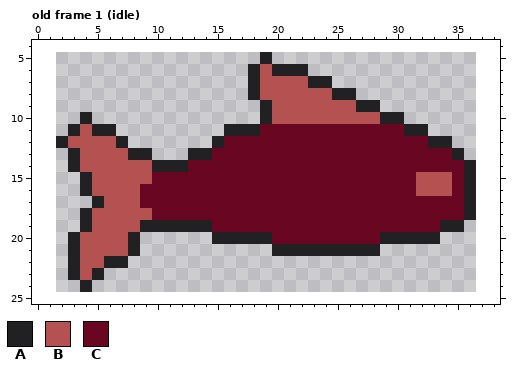
Pixel-art file, stored at data/imgs/animations/ghost.ase. Above is the file before it was changed.
35x20 pixels, 1 frame. Shown: old frame 1 (idle): x 0..38, y 4..25. The old version is drawn lined up with the new one, on the new canvas. The commit also changed other frames, which this record leaves out.
Palette (. is transparent): A #212123  B #b45252  C #690621
Pixels before, old frame 1 (idle), first column x 2:
 5 .................A.................
 6 ................ABAAA..............
 7 ................ABBBBAA............
 8 ................ABBBBBBAA..........
 9 .................ABBBBBBBAA........
10 ..A..............ABBBBBBBBBAA......
11 .ABAA.........AAACCCCCCCCCCCCAA....
12 ABBBBA.......ACCCCCCCCCCCCCCCCCAA..
13 .ABBBBAA...AACCCCCCCCCCCCCCCCCCCCA.
14 .ABBBBBBAAACCCCCCCCCCCCCCCCCCCCCCCA
15 ..ABBBBBCCCCCCCCCCCCCCCCCCCCCCBBBCA
16 ..ABBBBCCCCCCCCCCCCCCCCCCCCCCCBBBCA
17 ...ABBBCCCCCCCCCCCCCCCCCCCCCCCCCCCA
18 ..ABBBBBCCCCCCCCCCCCCCCCCCCCCCCCCCA
19 ..ABBBBAAAAAACCCCCCCCCCCCCCCCCCCAA.
20 .ABBBBA......AAAAACCCCCCCCCAAAAA...
21 .ABBBBA...........AAAAAAAAA........
22 .ABBAA.............................
23 .ABA...............................
24 ..A................................
The result:
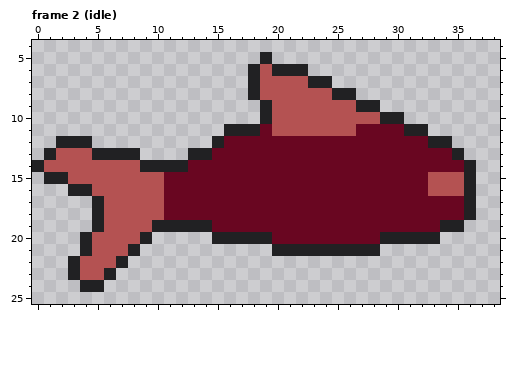
A new or re-ordered frame is compared with the old frame closest to it.
From old to new:
canvas 35x20 -> 40x30, the old top-left corner now at 2,5
frames 1 -> 4
Frame 2 (idle) is new; against old frame 1 (idle):
y 10: x 4 A -> .
y 11: x 3..6 ABAA -> ....; x 20..26 CCCCCCC -> BBBBBBB
y 12: x 3..7 BBBBA -> AA...
y 13: x 1..3 ..A -> ABB; x 5..7 BBB -> AAA; x 9 A -> .
y 14: x 0..3 ...A -> ABBB; x 9 B -> A
y 15: x 1..4 ...A -> AABB; x 10 C -> B; x 32 B -> C; x 35 C -> B
y 16: x 3 . -> A; x 9..10 CC -> BB; x 32 B -> C; x 35 C -> B
y 17: x 9..10 CC -> BB
y 18: x 4..5 AB -> .A; x 10 C -> B
y 19: x 4..5 AB -> .A; x 9 A -> B
y 20: x 3..4 AB -> .A; x 8..9 A. -> BA
y 21: x 3..4 AB -> .A
y 22: x 6 A -> B
y 23: x 5..6 A. -> BA
y 24: x 5 . -> A
